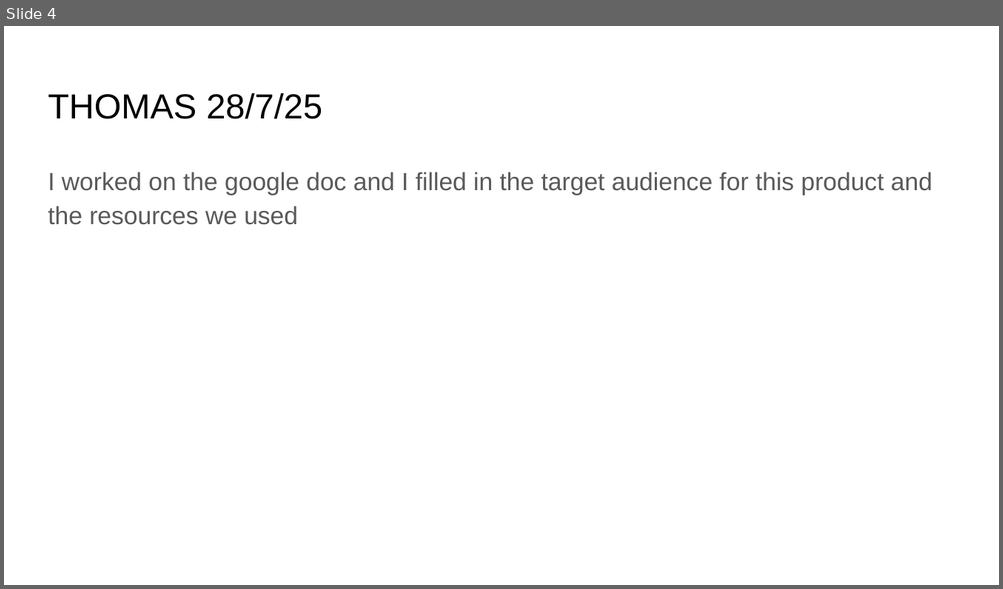
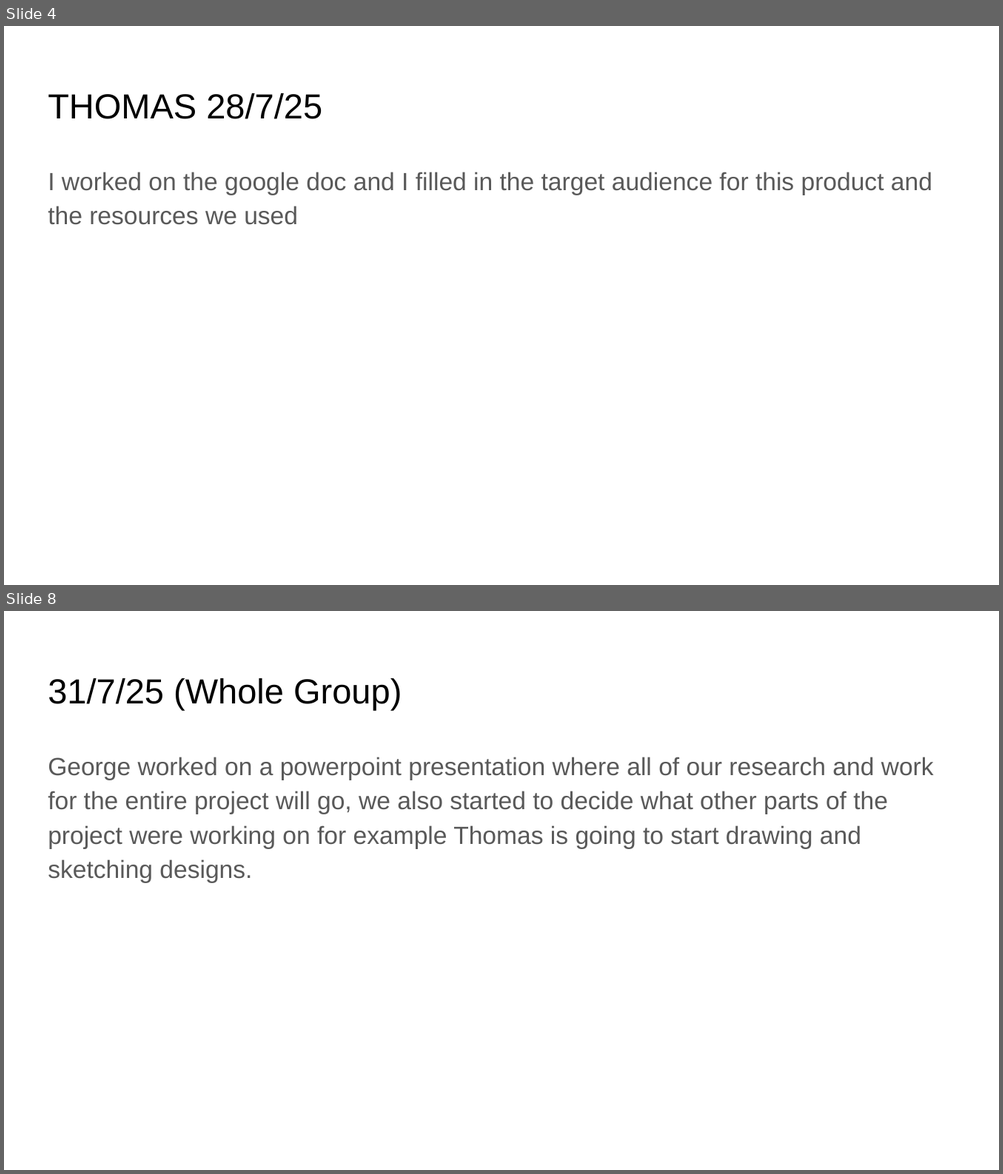
Before and after one commit to Georgemcf08/Class-View-ID-Unit-2-AOS-1, a slide deck: Computing Journal.pptx. Shown one above the other, each under a label of ours: slide 4 before the commit, slides 4 and 8 after it; the slides between them are not shown. The pictures are 1003x589 and 1003x1174 pixels, drawn with LibreOffice and Linux fonts; fonts in the diff are those of the drawing. Boxes give left, top, right and bottom in pixels: in the first picture for what was removed or moved away, otherwise in the second. Text is boxed around its words. In the diff, an @@ line names an element or a change of style, - is before the commit and + after.

```diff
--- a/Computing Journal.pptx
+++ b/Computing Journal.pptx
@@ slide 8 added at [4,611,999,1170], background #FFFFFF @@
@@ title added at [48,678,401,710], 25.2 pt, text #000000 @@
+31/7/25 (Whole Group)
@@ text added at [48,757,933,883], 18 pt, text #595959 @@
+George worked on a powerpoint presentation where all of our research and work for the entire project will go, we also started to decide what other parts of the project were working on for example Thomas is going to start drawing and sketching designs.
```
Also in this commit, not shown: 1 slide changed, 5 other slides added.
